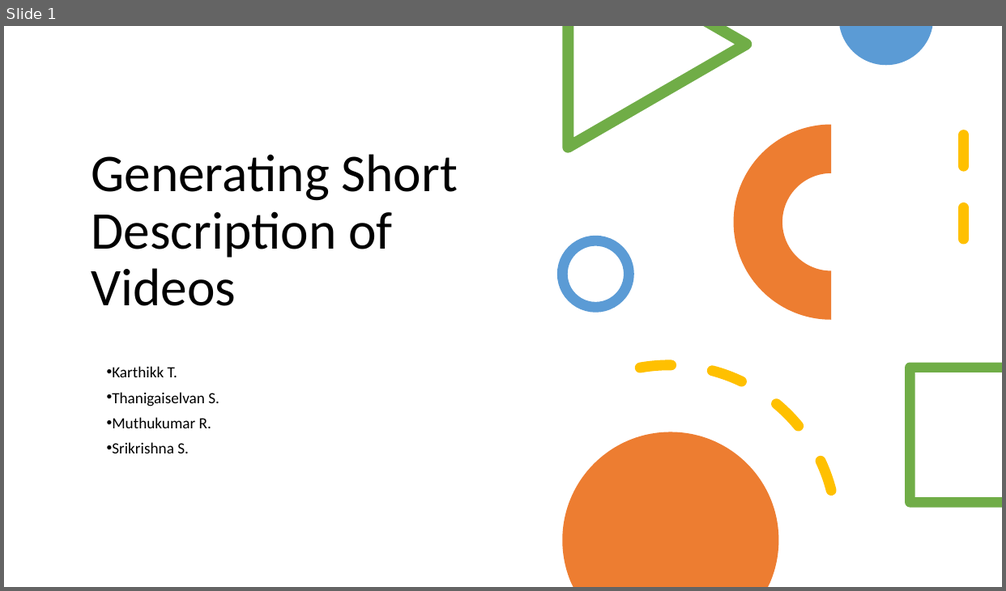
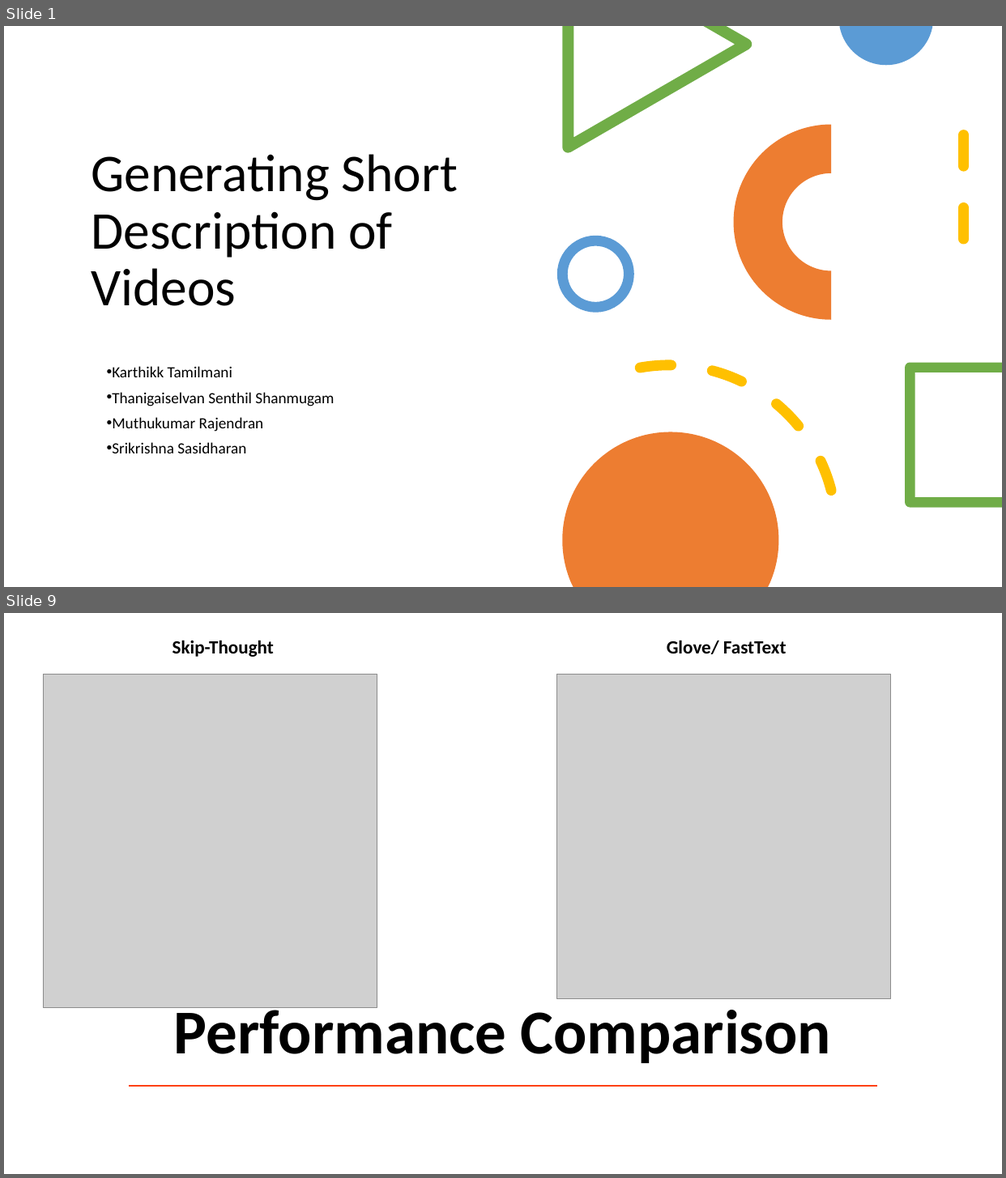
Before and after one commit to karthikktamilmani/Text_Summarization, a slide deck: presentation/p_09.pptx. Shown one above the other, each under a label of ours: slide 1 before the commit, slides 1 and 9 after it; the slides between them are not shown. The pictures are 1006x591 and 1006x1178 pixels, drawn with LibreOffice and Linux fonts; fonts in the diff are those of the drawing; grey boxes stand for pictures. Boxes give left, top, right and bottom in pixels: in the first picture for what was removed or moved away, otherwise in the second. Text is boxed around its words. In the diff, an @@ line names an element or a change of style, - is before the commit and + after.

```diff
--- a/presentation/p_09.pptx
+++ b/presentation/p_09.pptx
@@ slide 9 added at box(4, 613, 1002, 1174), background #FFFFFF @@
@@ text added at box(172, 640, 274, 657), 18 pt, text #000000, bold @@
+Skip-Thought
@@ text added at box(667, 640, 786, 654), 18 pt, text #000000, bold @@
+Glove/ FastText
@@ picture added at box(44, 675, 377, 1008) @@
@@ picture added at box(557, 675, 891, 999) @@
@@ text added at box(174, 1002, 831, 1063), 60 pt, text #000000, bold @@
+Performance Comparison
@@ line added from (129, 1086) to (878, 1086), #FE4013 1.5 pt @@
@@ slide 1 changed as well @@
@@ subtitle at box(112, 366, 334, 454): text changed @@
-• Karthikk T.
-• Thanigaiselvan S.
-• Muthukumar R.
-• Srikrishna S.
+• Karthikk Tamilmani
+• Thanigaiselvan Senthil Shanmugam
+• Muthukumar Rajendran
+• Srikrishna Sasidharan
```
Also in this commit, not shown: 6 other slides changed, 2 other slides added, 2 slides removed.
